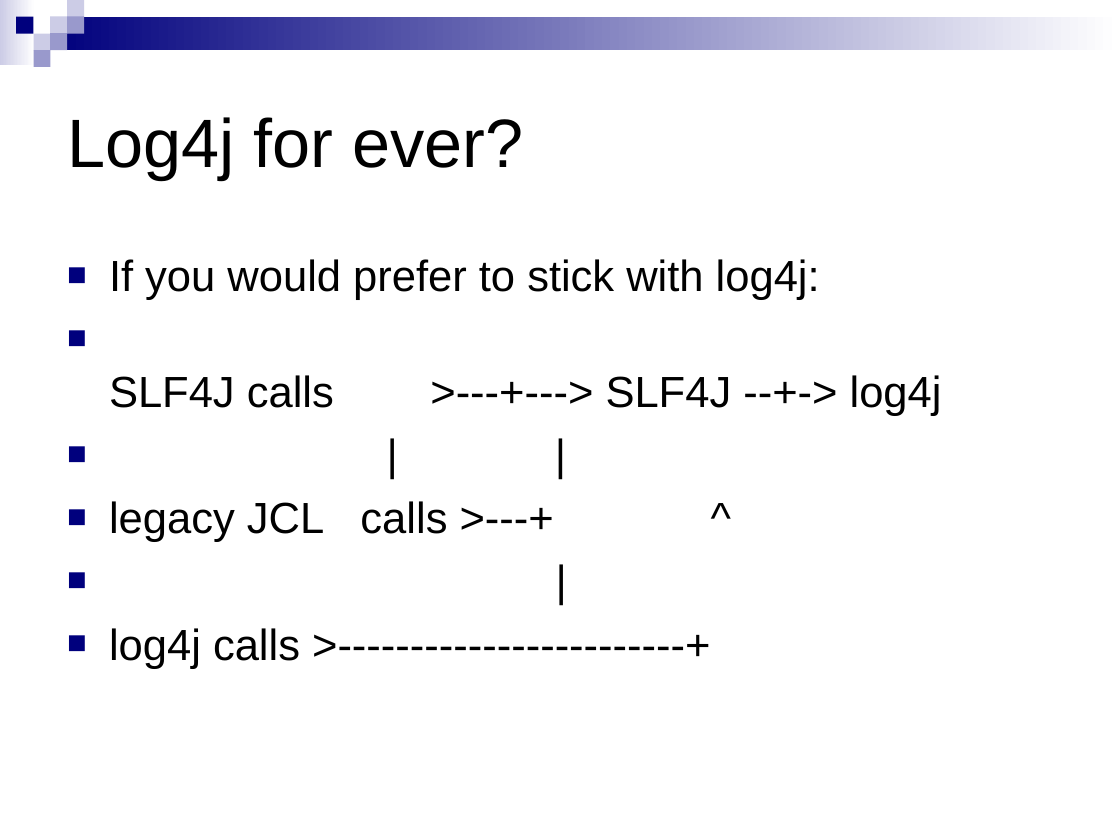
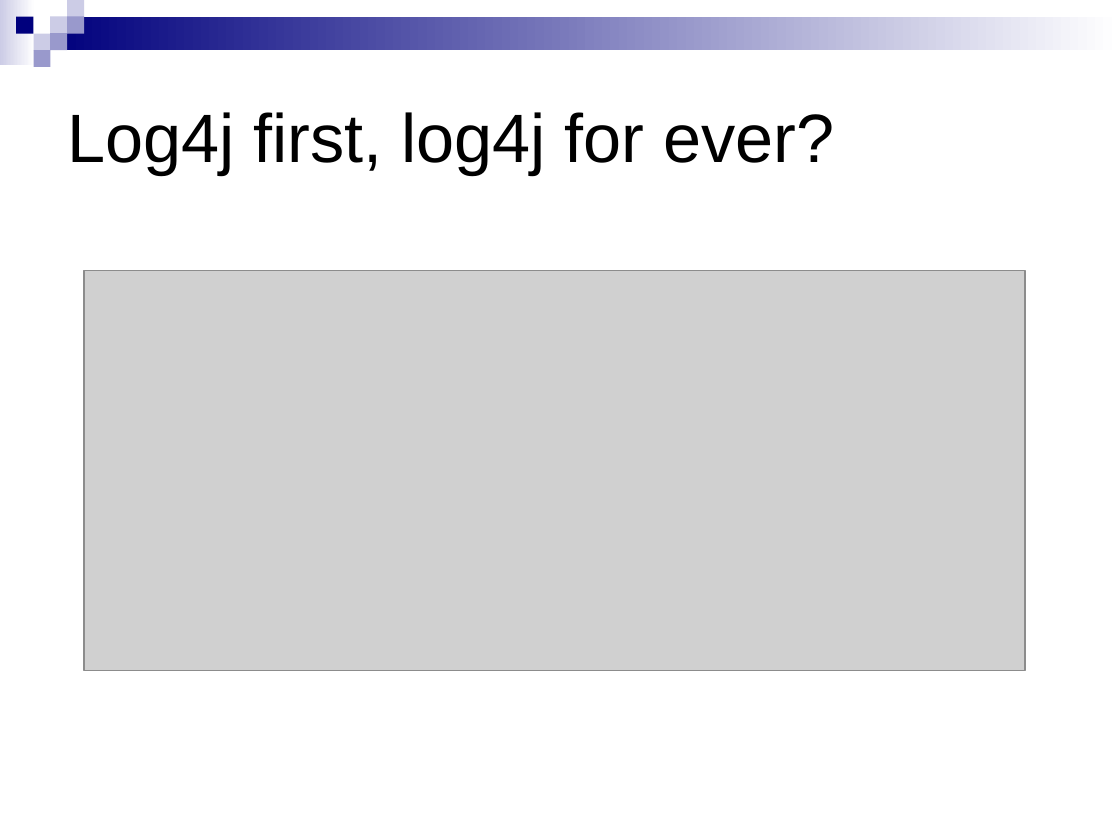
Before and after one commit to qos-ch/logback, a slide deck: slide 7 of logback-site/src/site/resources/10reasons.ppt. Drawn at 1120x840 pixels with LibreOffice and Linux fonts; fonts in the diff are those of the drawing; grey boxes stand for pictures; background and template pictures are left out. Boxes give left, top, right and bottom in pixels: in the first picture for what was removed or moved away, otherwise in the second. Text is boxed around its words. In the diff, an @@ line names an element or a change of style, - is before the commit and + after.

```diff
--- a/logback-site/src/site/resources/10reasons.ppt
+++ b/logback-site/src/site/resources/10reasons.ppt
@@ title at <box>67,112,835,175</box>: text changed @@
-Log4j for ever?
+Log4j first, log4j for ever?
@@ text removed at <box>109,259,942,669</box> @@
-■ If you would prefer to stick with log4j:
-■ SLF4J calls >---+---> SLF4J --+-> log4j
-■ | |
-■ legacy JCL calls >---+ ^
-■ |
-■ log4j calls >------------------------+
@@ picture added at <box>84,271,1025,671</box> @@
```
Also in this commit, not shown: 3 other slides changed, 1 other file.
